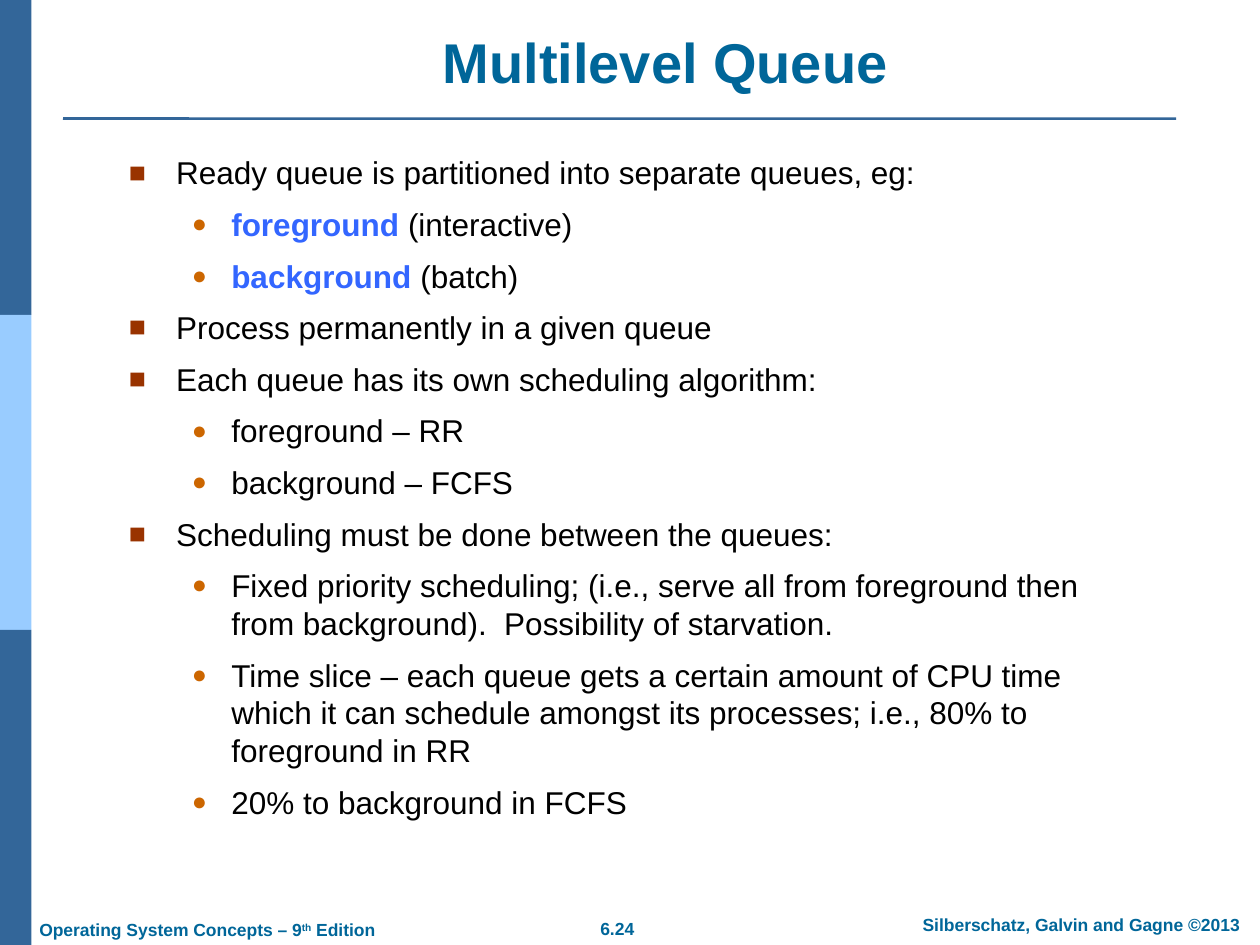
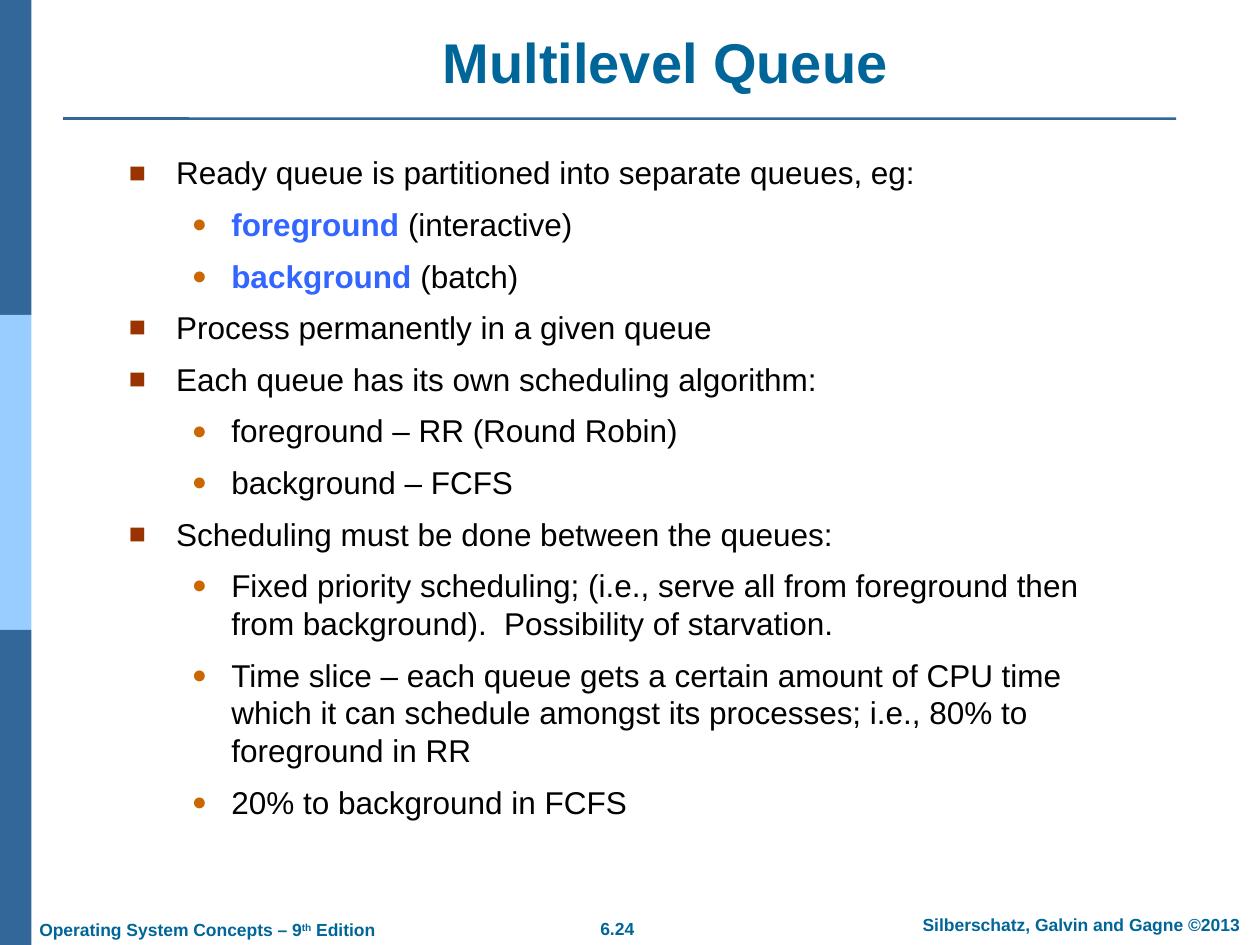
Before and after one commit to shohan12727/CSE, a slide deck: slide 24 of OS/lecture-slides/ch6.ppt. Drawn at 1260x945 pixels with LibreOffice and Linux fonts; fonts in the diff are those of the drawing; background and template pictures are left out. Boxes give left, top, right and bottom in pixels: in the first picture for what was removed or moved away, otherwise in the second. Text is boxed around its words. In the diff, an @@ line names an element or a change of style, - is before the commit and + after.

```diff
--- a/OS/lecture-slides/ch6.ppt
+++ b/OS/lecture-slides/ch6.ppt
@@ text at (231,419,678,448): text changed @@
-  ● foreground – RR
+  ● foreground – RR (Round Robin)
```
Also in this commit, not shown: 4 other files.
